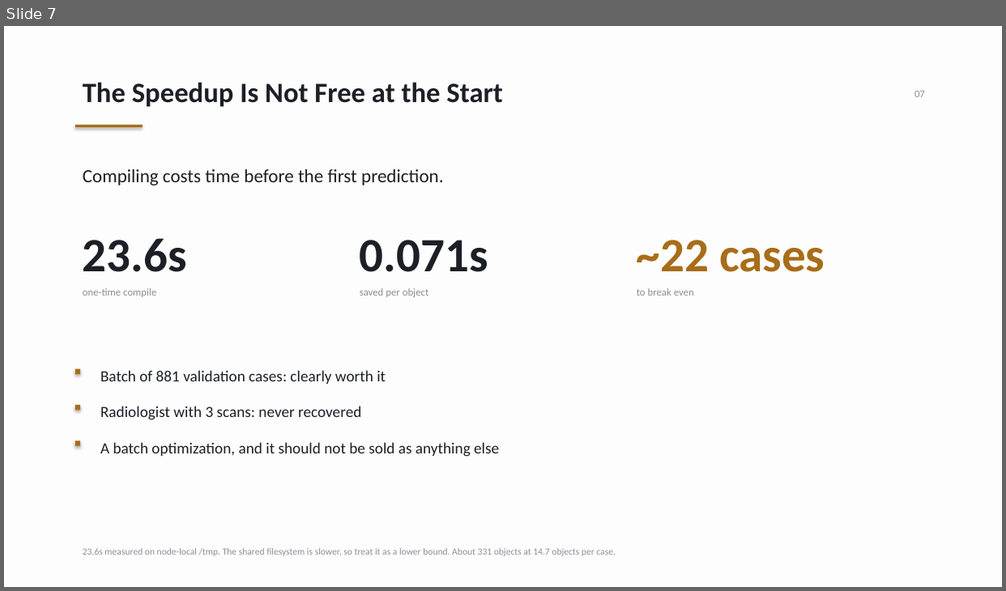
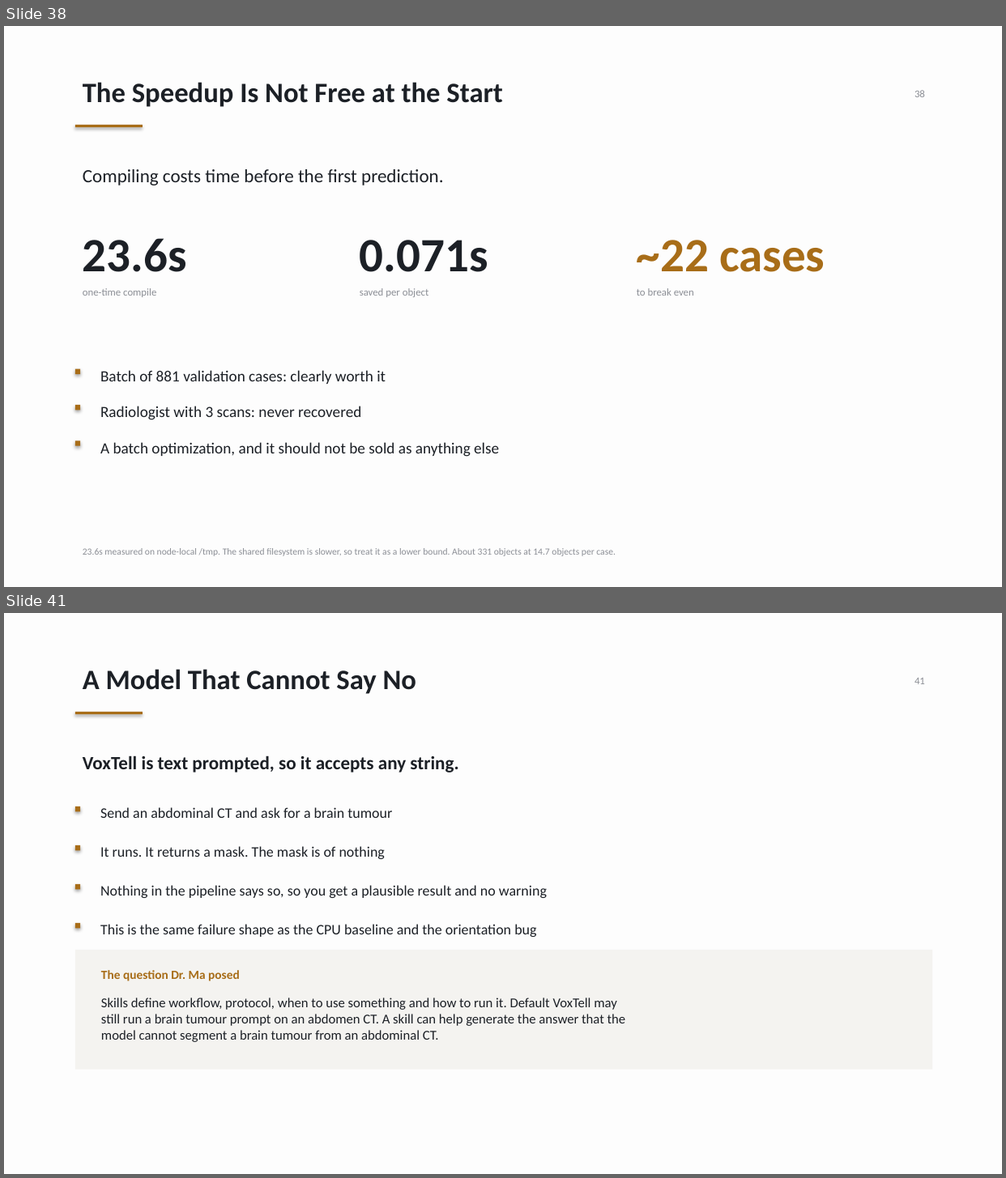
Before and after one commit to pentaexe/VoxTell-main, a slide deck: slides.pptx. Shown one above the other, each under a label of ours: slide 7 before the commit, slides 38 and 41 after it; the slides between them are not shown. The pictures are 1006x591 and 1006x1178 pixels, drawn with LibreOffice and Linux fonts; fonts in the diff are those of the drawing. Boxes give left, top, right and bottom in pixels: in the first picture for what was removed or moved away, otherwise in the second. Text is boxed around its words. In the diff, an @@ line names an element or a change of style, - is before the commit and + after.

```diff
--- a/slides.pptx
+++ b/slides.pptx
@@ slide 41 added at box(4, 613, 1002, 1174), background #FDFDFD @@
@@ text added at box(83, 669, 416, 694), 27 pt, text #1C2026, bold @@
+A Model That Cannot Say No
@@ text added at box(914, 678, 925, 684), 10 pt, text #8C8F96 @@
+41
@@ rectangle added at box(75, 712, 143, 714), fill #A86D18 @@
@@ text added at box(83, 756, 458, 773), 18 pt, text #1C2026, bold @@
+VoxTell is text prompted, so it accepts any string.
@@ rectangle added at box(75, 806, 80, 811), fill #A86D18 @@
@@ text added at box(100, 807, 392, 818), 14 pt, text #1C2026 @@
+Send an abdominal CT and ask for a brain tumour
@@ rectangle added at box(75, 845, 80, 850), fill #A86D18 @@
@@ text added at box(100, 846, 385, 859), 14 pt, text #1C2026 @@
+It runs. It returns a mask. The mask is of nothing
@@ rectangle added at box(75, 884, 80, 889), fill #A86D18 @@
@@ text added at box(100, 885, 547, 898), 14 pt, text #1C2026 @@
+Nothing in the pipeline says so, so you get a plausible result and no warning
@@ rectangle added at box(75, 923, 80, 928), fill #A86D18 @@
@@ text added at box(100, 924, 536, 937), 14 pt, text #1C2026 @@
+This is the same failure shape as the CPU baseline and the orientation bug
@@ rectangle added at box(75, 950, 932, 1070), fill #F4F3F0 @@
@@ text added at box(101, 970, 240, 982), 12 pt, text #A86D18, bold @@
+The question Dr. Ma posed
@@ text added at box(101, 998, 626, 1042), 13 pt, text #1C2026 @@
+Skills define workflow, protocol, when to use something and how to run it. Default VoxTell may
+still run a brain tumour prompt on an abdomen CT. A skill can help generate the answer that the
+model cannot segment a brain tumour from an abdominal CT.
@@ what was slide 7 is now slide 38 @@
@@ slide 38 changed as well @@
@@ text at box(914, 90, 925, 97): text changed @@
-07
+38
```
Also in this commit, not shown: 4 other slides changed, 45 other slides added, 3 slides removed, 1 other file.
